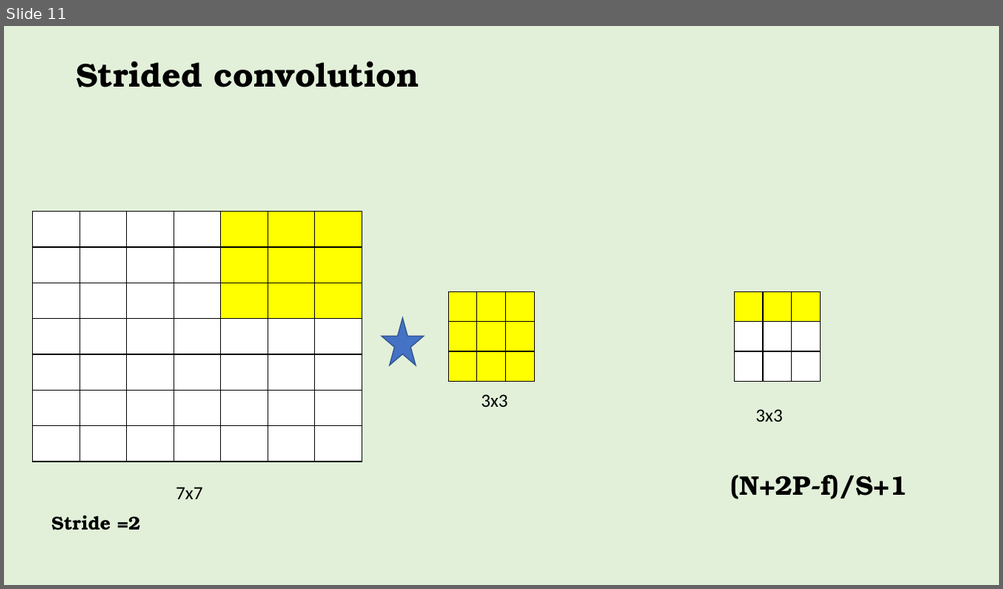
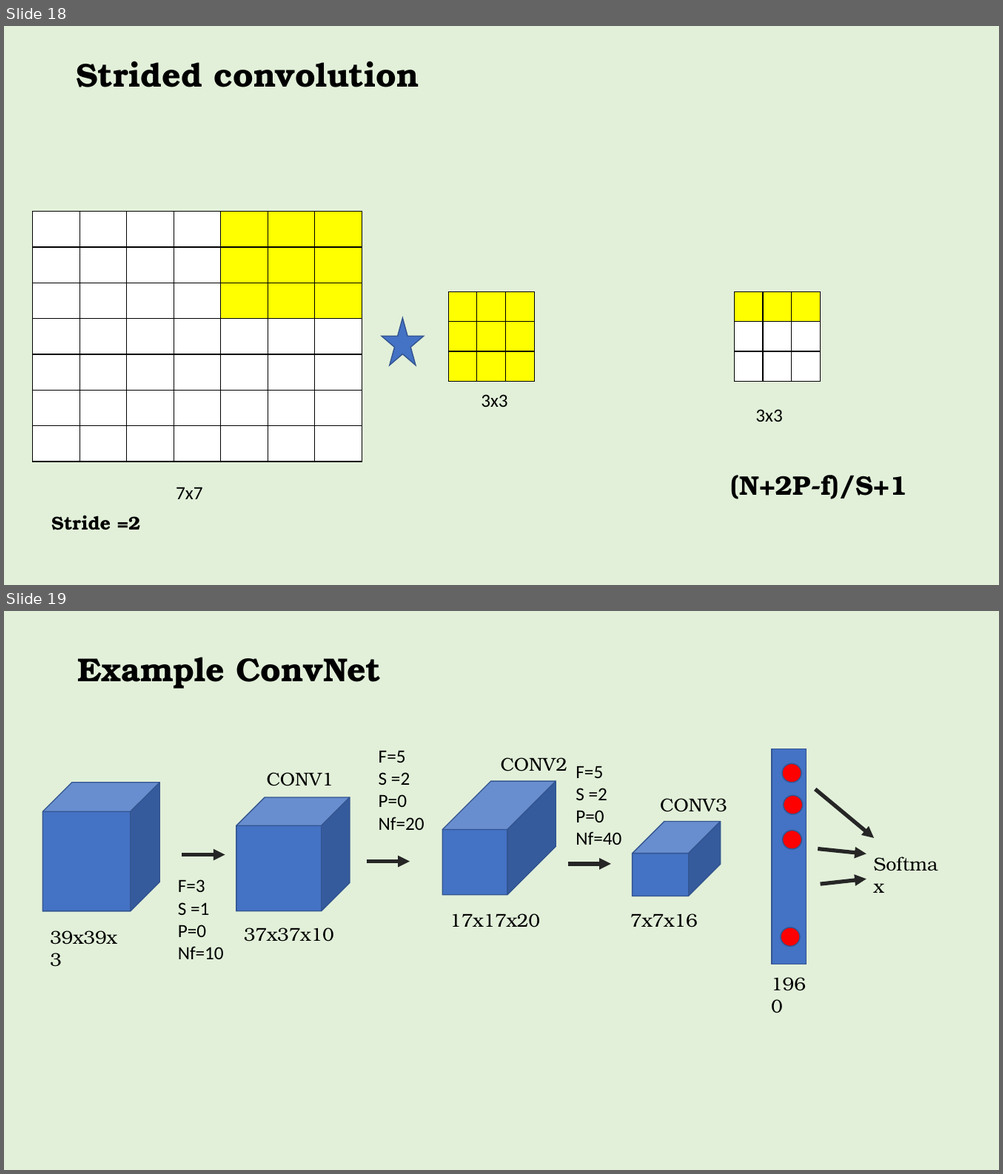
Before and after one commit to keplerlab/AI-Saturday, a slide deck: series2/week4/DeepDiveCNN.pptx. Shown one above the other, each under a label of ours: slide 11 before the commit, slides 18 and 19 after it. The pictures are 1003x589 and 1003x1174 pixels, drawn with LibreOffice and Linux fonts; fonts in the diff are those of the drawing. Boxes give left, top, right and bottom in pixels: in the first picture for what was removed or moved away, otherwise in the second. Text is boxed around its words. In the diff, an @@ line names an element or a change of style, - is before the commit and + after.

```diff
--- a/series2/week4/DeepDiveCNN.pptx
+++ b/series2/week4/DeepDiveCNN.pptx
@@ slide 19 added at (4,611,999,1170), background #E2F0D9 @@
@@ text added at (77,657,381,689), 32 pt, text #000000, bold @@
+Example ConvNet
@@ text added at (378,750,424,830), 18 pt, text #000000 @@
+F=5
+S =2
+P=0
+Nf=20
@@ text added at (501,758,567,772), 18 pt, text #000000 @@
+CONV2
@@ text added at (575,766,621,845), 18 pt, text #000000 @@
+F=5
+S =2
+P=0
+Nf=40
@@ rectangle added at (771,749,806,965), fill #4472C4, outline #325491 1 pt @@
@@ ellipse added at (782,764,802,783), fill #FF0000, outline #325491 1 pt @@
@@ cube added at (42,783,160,911), fill #4472C4, outline #325491 1 pt @@
@@ text added at (267,772,333,786), 18 pt, text #000000 @@
+CONV1
@@ cube added at (443,781,556,894), fill #4472C4, outline #325491 1 pt @@
@@ cube added at (236,797,350,911), fill #4472C4, outline #325491 1 pt @@
@@ text added at (660,798,726,812), 18 pt, text #000000 @@
+CONV3
@@ ellipse added at (783,795,802,814), fill #FF0000, outline #325491 1 pt @@
@@ arrow added from (815, 789) to (874, 839), #262626 3.75 pt @@
@@ cube added at (632,821,720,896), fill #4472C4, outline #325491 1 pt @@
@@ ellipse added at (782,830,802,849), fill #FF0000, outline #325491 1 pt @@
@@ arrow added from (818, 849) to (867, 854), #262626 3.75 pt @@
@@ text added at (867,849,950,879), 18 pt, text #000000 @@
+Softmax
@@ arrow added from (182, 855) to (225, 855), #262626 3.75 pt @@
@@ arrow added from (367, 862) to (410, 862), #262626 3.75 pt @@
@@ arrow added from (568, 864) to (611, 864), #262626 3.75 pt @@
@@ text added at (178,880,224,960), 18 pt, text #000000 @@
+F=3
+S =1
+P=0
+Nf=10
@@ arrow added from (820, 884) to (867, 879), #262626 3.75 pt @@
@@ text added at (449,914,540,928), 18 pt, text #000000 @@
+17x17x20
@@ text added at (630,914,697,928), 18 pt, text #000000 @@
+7x7x16
@@ text added at (42,922,133,952), 18 pt, text #000000 @@
+39x39x3
@@ text added at (244,928,334,942), 18 pt, text #000000 @@
+37x37x10
@@ ellipse added at (781,928,800,947), fill #FF0000, outline #325491 1 pt @@
@@ text added at (763,968,822,998), 18 pt, text #000000 @@
+1960
@@ what was slide 11 is now slide 18 @@
```
Also in this commit, not shown: 2 slides changed, 9 other slides added, 2 slides removed, 2 other files.
